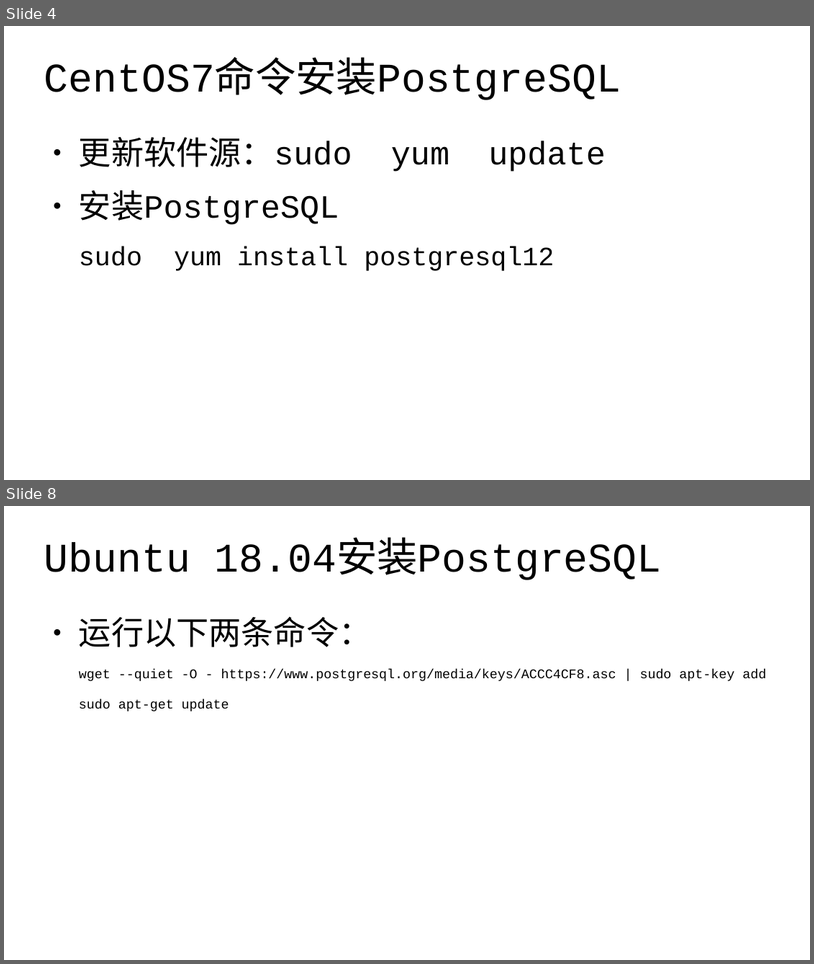
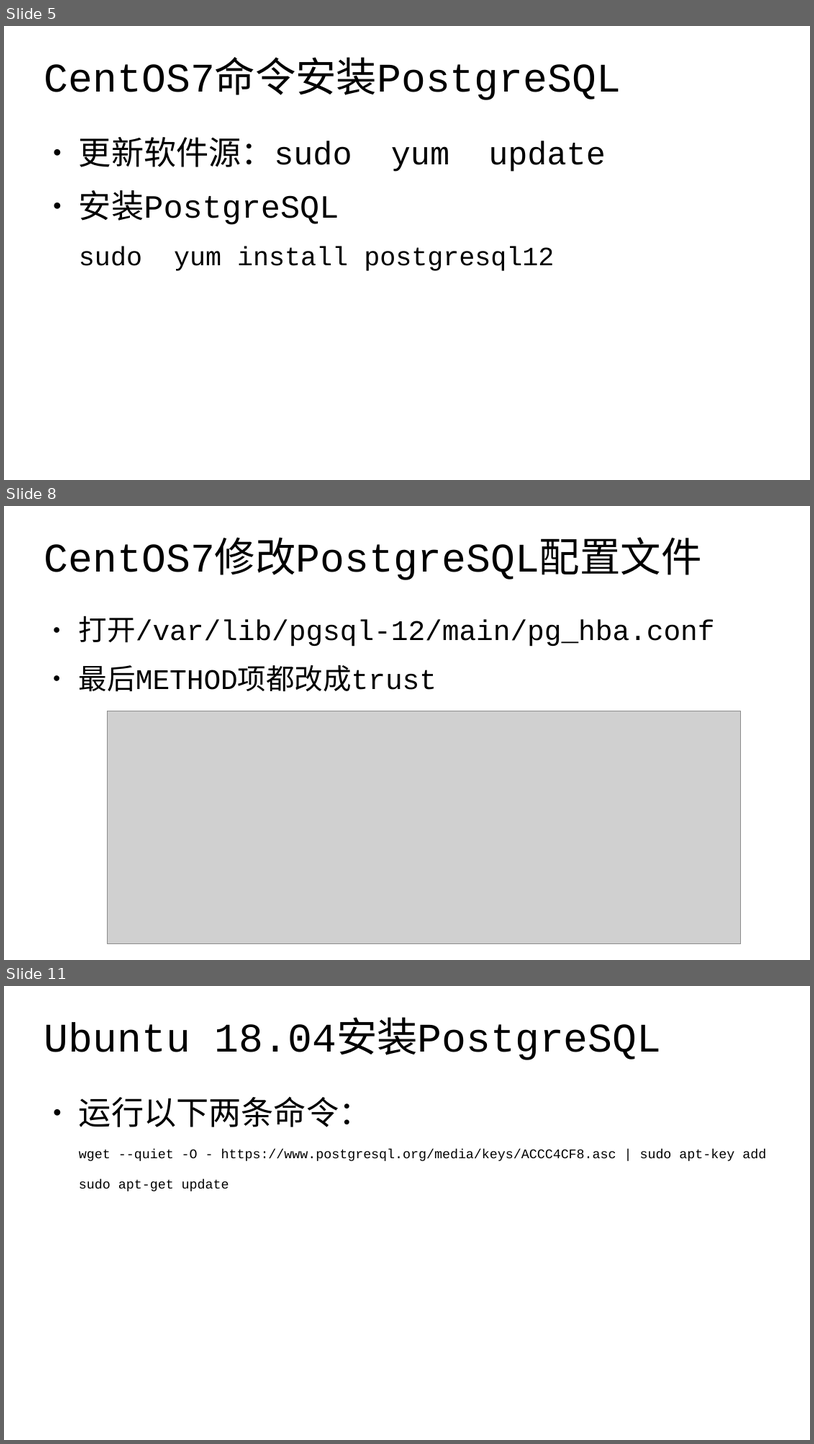
Before and after one commit to edu2act/course-wechat-and-miniprogram, a slide deck: materials/ch16/ch16_1-安装postgres数据库.odp. Shown one above the other, each under a label of ours: slides 4 and 8 before the commit, slides 5, 8 and 11 after it; the slides between them are not shown. The pictures are 814x964 and 814x1444 pixels, drawn with LibreOffice and Linux fonts; fonts in the diff are those of the drawing; grey boxes stand for pictures. Boxes give left, top, right and bottom in pixels: in the first picture for what was removed or moved away, otherwise in the second. Text is boxed around its words. In the diff, an @@ line names an element or a change of style, - is before the commit and + after.

```diff
--- a/materials/ch16/ch16_1-安装postgres数据库.odp
+++ b/materials/ch16/ch16_1-安装postgres数据库.odp
@@ slide 8 added at [4,506,810,960], background #FFFFFF @@
@@ title added at [44,542,702,580], 40 pt, text #000000 @@
+CentOS7修改PostgreSQL配置文件
@@ text added at [79,615,715,692], 28 pt, text #000000 @@
+● 打开/var/lib/pgsql-12/main/pg_hba.conf
+● 最后METHOD项都改成trust
@@ picture added at [108,711,741,944] @@
@@ what was slide 4 is now slide 5 @@
@@ what was slide 8 is now slide 11 @@
```
Also in this commit, not shown: 4 slides changed, 3 other slides added, 5 other files.
